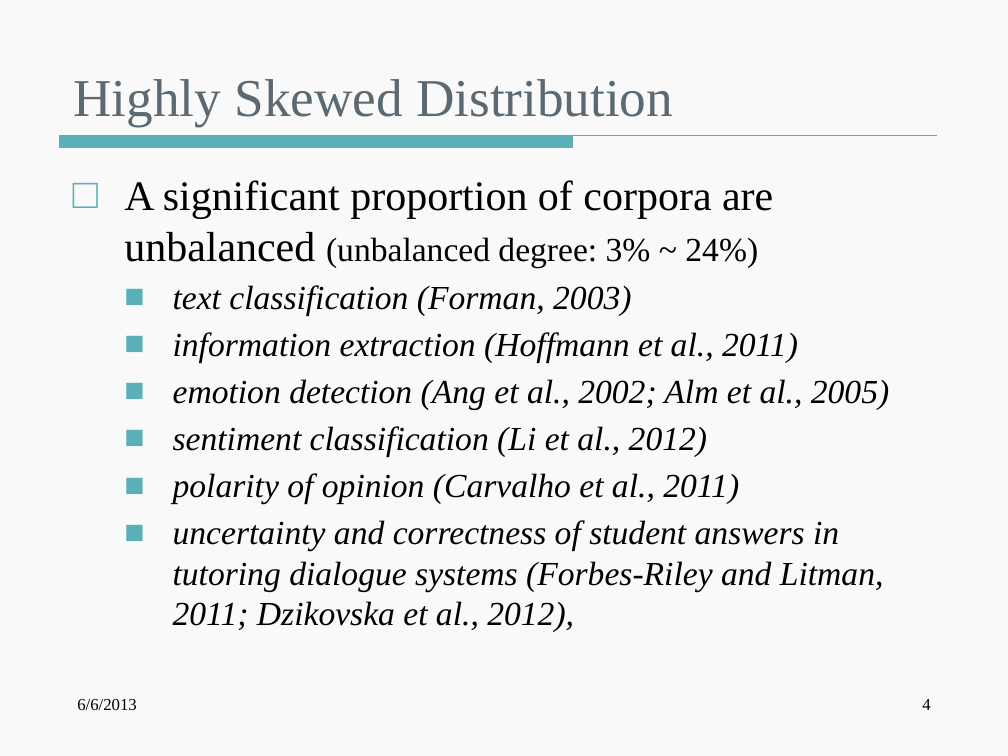
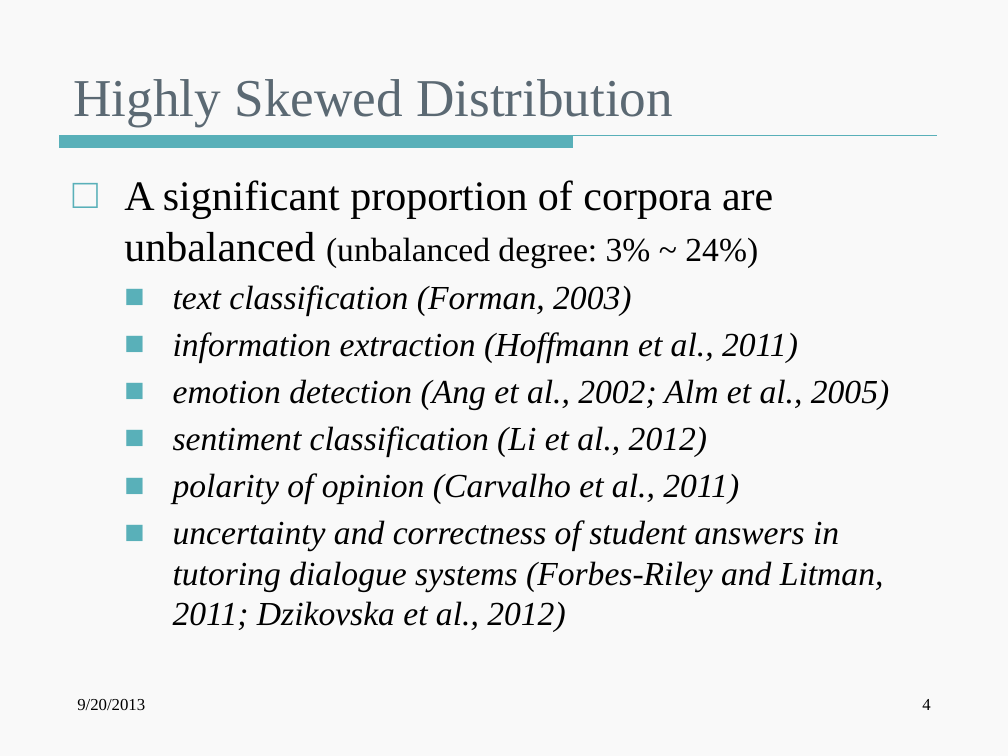
Before and after one commit to wencanluo/NLPFall2013, a slide deck: slide 4 of doc/09.20.2013 Poster/naacl2013-srw-Wencan,Diane&Joel_v3.pptx. Drawn at 1008x756 pixels with LibreOffice and Linux fonts; fonts in the diff are those of the drawing. Boxes give left, top, right and bottom in pixels: in the first picture for what was removed or moved away, otherwise in the second. Text is boxed around its words. In the diff, an @@ line names an element or a change of style, - is before the commit and + after.

Commit message:
finished the poster

```diff
--- a/doc/09.20.2013 Poster/naacl2013-srw-Wencan,Diane&Joel_v3.pptx
+++ b/doc/09.20.2013 Poster/naacl2013-srw-Wencan,Diane&Joel_v3.pptx
@@ text at (173,520,884,632): text changed @@
-  ■ uncertainty and correctness of student answers in tutoring dialogue systems (Forbes-Riley and Litman, 2011; Dzikovska et al., 2012),
+  ■ uncertainty and correctness of student answers in tutoring dialogue systems (Forbes-Riley and Litman, 2011; Dzikovska et al., 2012)
@@ text at (77,699,145,710): text changed @@
-6/6/2013
+9/20/2013
```
Also in this commit, not shown: 22 other slides changed, 2 other files.
